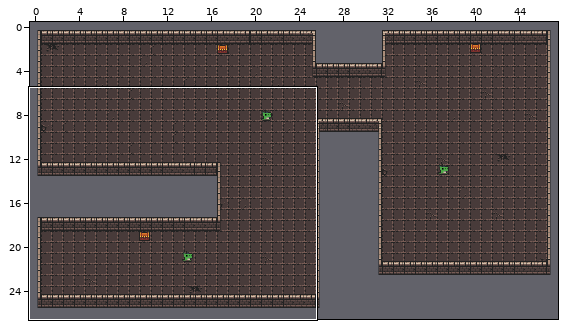
A Tiled map gets an edit: public/tiles/dungeon-01.tmx. Above: a wide view before the commit, with the close-up outlined.
Close-up. Earlier state:
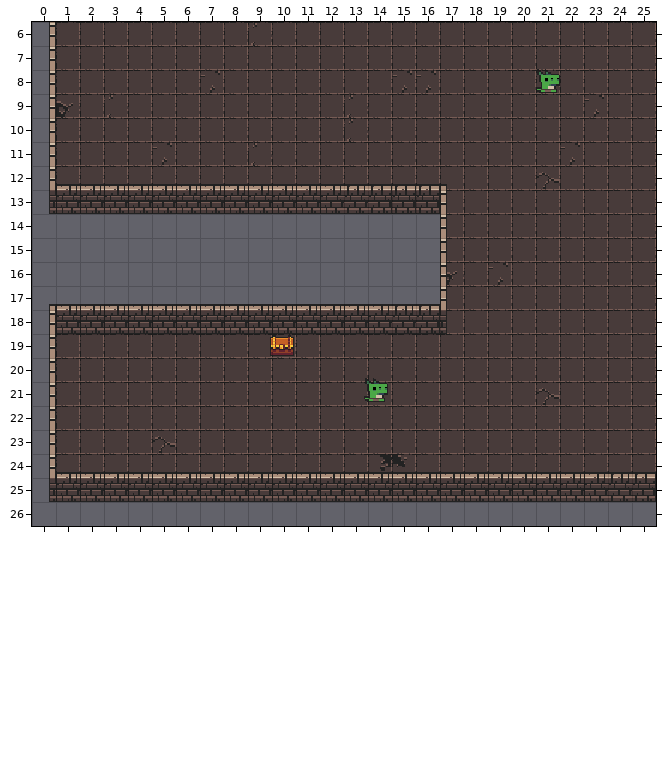
Cells are 16x16 px. Shown: x 0..25, y 6..26. The commit also changed other parts of the map, which this record leaves out.
The result:
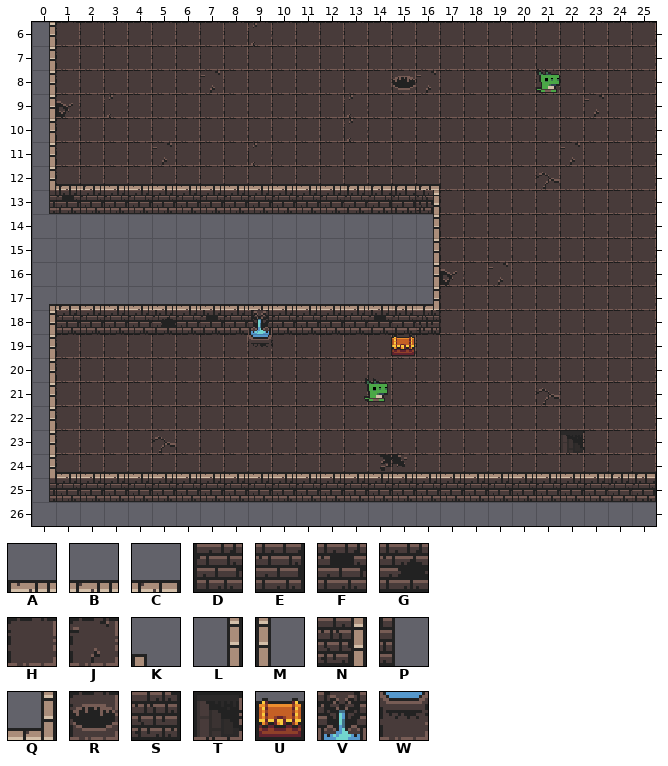
Key: from "DungeonTiles": A 1, B 2, C 3, D 33, E 35, F 67, G 99, H 129, J 131, K 225, L 256, M 257, N 259, P 289, Q 291, R 294, S 323, T 357, U 595, V 834, W 866.
_ is an empty cell.
Objects are placed by their top-left corner, in cells (3,4 is the top-left corner of cell 3,4); size is 1x1 cell unless given.
Diff:
Layer "Grounds":
Tile R replaces tile J in row 8 at x 15.
Tile T replaces tile H in row 23 at x 22.
Layer "Walls":
Tile B replaces tile A in row 12 at x 1 to 2.
Tile C replaces tile A in row 17 at x 1.
Tile F replaces tile D in row 13 at x 1; in row 18 at x 7 and 14.
Tile G replaces tile D in row 18 at x 5.
Tile L is added in rows 14 to 16 at x 16.
Tile N replaces tile E in row 13 at x 16.
Tile Q replaces tile C in row 17 at x 16.
Tile S replaces tile E in row 18 at x 16.
Tile V replaces tile D in row 18 at x 9.
Tile W is added in row 19 at x 9.
The author cleared tile K in row 12 at x 17.
The author cleared tile M in rows 13 to 17 at x 17.
The author cleared tile P in row 18 at x 17.
Layer "Chests":
Object U at 9.9,18.9 becomes U at 15,18.9.
